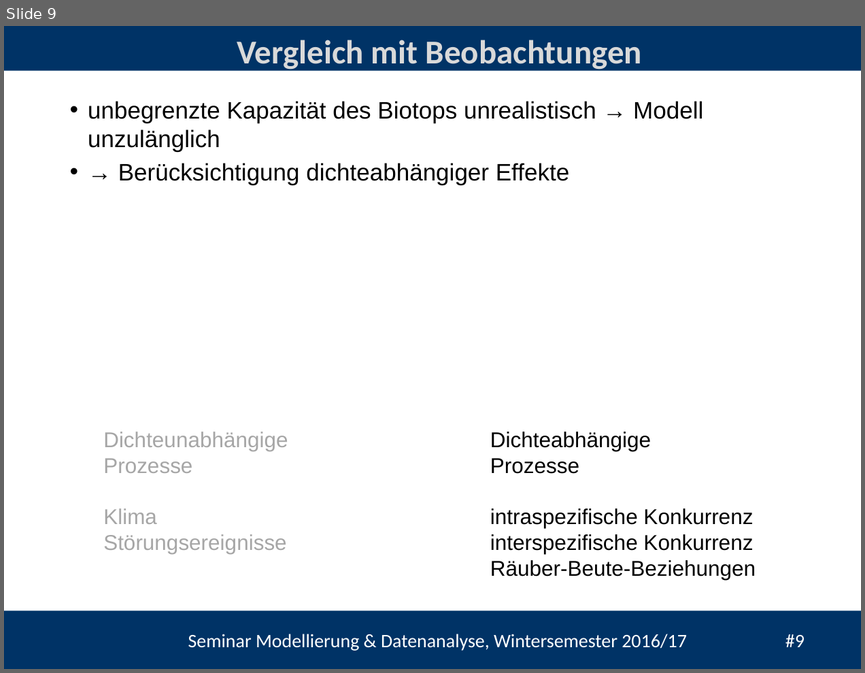
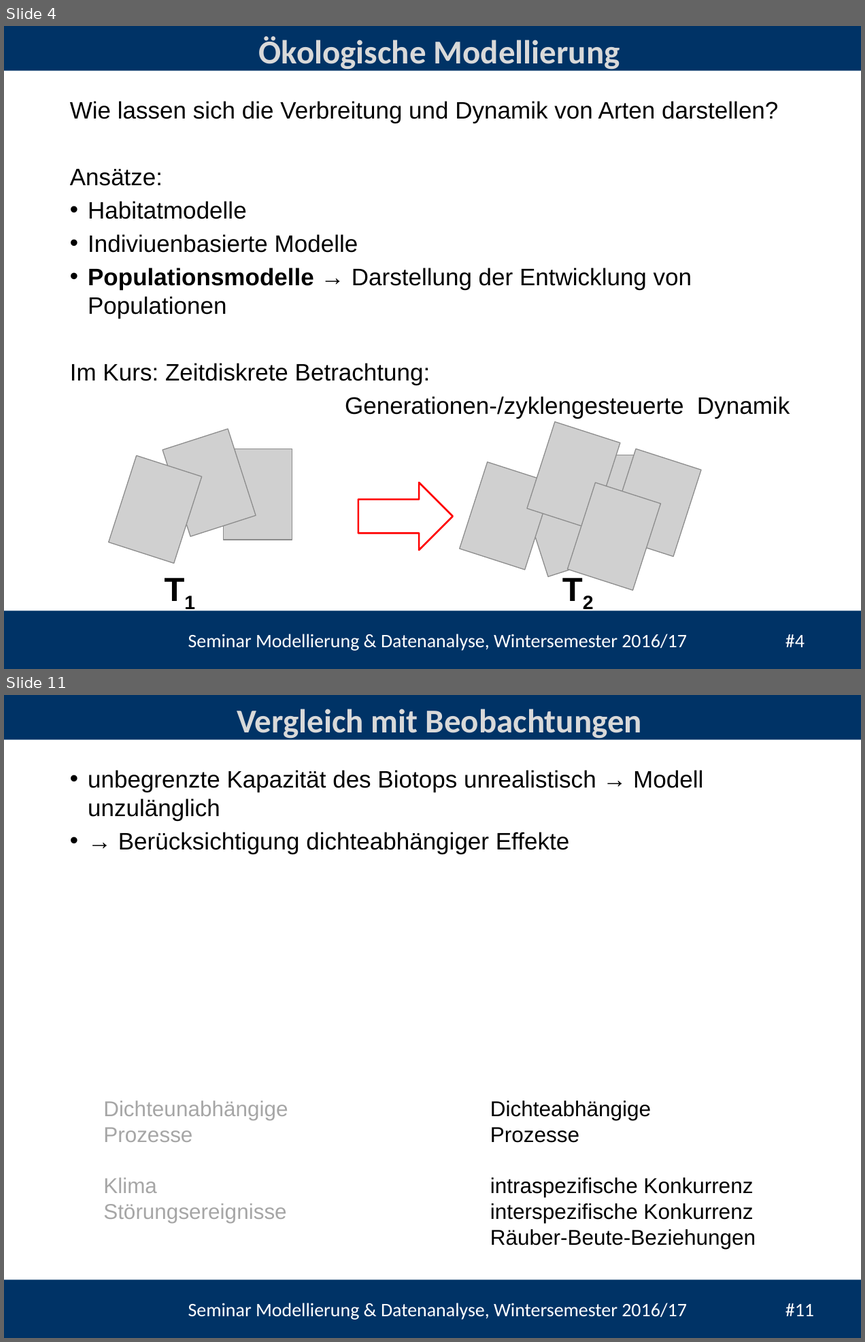
Before and after one commit to heistermann/Einf_Modellierung, a slide deck: Termin_2/Termin_5_Populationsmodelle.pptx. Shown one above the other, each under a label of ours: slide 9 before the commit, slides 4 and 11 after it; the slides between them are not shown. The pictures are 865x673 and 865x1342 pixels, drawn with LibreOffice and Linux fonts; fonts in the diff are those of the drawing; grey boxes stand for pictures; background and template pictures are left out. Boxes give left, top, right and bottom in pixels: in the first picture for what was removed or moved away, otherwise in the second. Text is boxed around its words. In the diff, an @@ line names an element or a change of style, - is before the commit and + after.

```diff
--- a/Termin_2/Termin_5_Populationsmodelle.pptx
+++ b/Termin_2/Termin_5_Populationsmodelle.pptx
@@ slide 4 added at bbox=[4, 26, 861, 669], background #FFFFFF; not listed: 3 template elements that a slide beside it also shows @@
@@ title added at bbox=[259, 36, 620, 72], 28 pt, text #D9D9D9, bold @@
+Ökologische Modellierung
@@ text added at bbox=[70, 101, 789, 418], 20 pt, text #000000 @@
+Wie lassen sich die Verbreitung und Dynamik von Arten darstellen?
+Ansätze:
+• Habitatmodelle
+• Indiviuenbasierte Modelle
+• Populationsmodelle → Darstellung der Entwicklung von Populationen
+Im Kurs: Zeitdiskrete Betrachtung:
+Generationen-/zyklengesteuerte Dynamik
@@ picture added at bbox=[162, 429, 256, 537] @@
@@ picture added at bbox=[527, 421, 620, 529] @@
@@ picture added at bbox=[224, 448, 292, 539] @@
@@ picture added at bbox=[608, 449, 701, 556] @@
@@ picture added at bbox=[108, 456, 201, 563] @@
@@ picture added at bbox=[460, 461, 553, 569] @@
@@ picture added at bbox=[520, 469, 613, 576] @@
@@ picture added at bbox=[574, 455, 643, 546] @@
@@ right arrow added at bbox=[358, 482, 452, 550], outline #FF0000 1.5 pt @@
@@ picture added at bbox=[568, 482, 661, 590] @@
@@ text added at bbox=[156, 563, 206, 612], 28 pt, text #000000, bold @@
+T1
@@ text added at bbox=[554, 563, 604, 612], 28 pt, text #000000, bold @@
+T2
@@ what was slide 9 is now slide 11 @@
@@ text at bbox=[188, 1302, 814, 1319]: text changed @@
-Seminar Modellierung & Datenanalyse, Wintersemester 2016/17 #9
+Seminar Modellierung & Datenanalyse, Wintersemester 2016/17 #11
```
Also in this commit, not shown: 7 slides changed, 2 other slides added, 1 slide removed, 2 other files.
